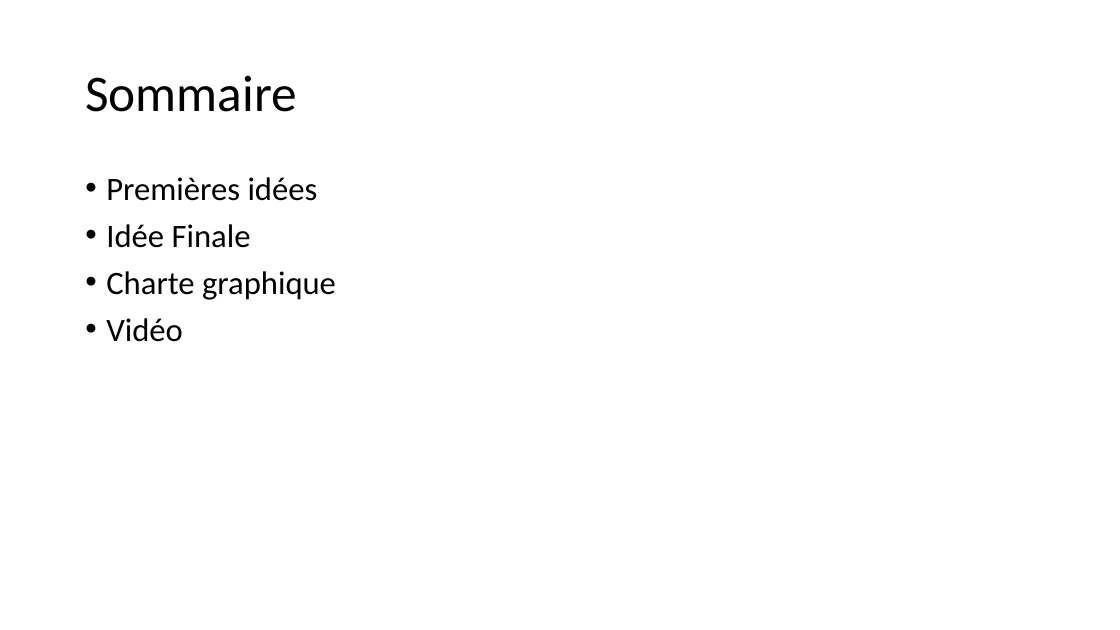
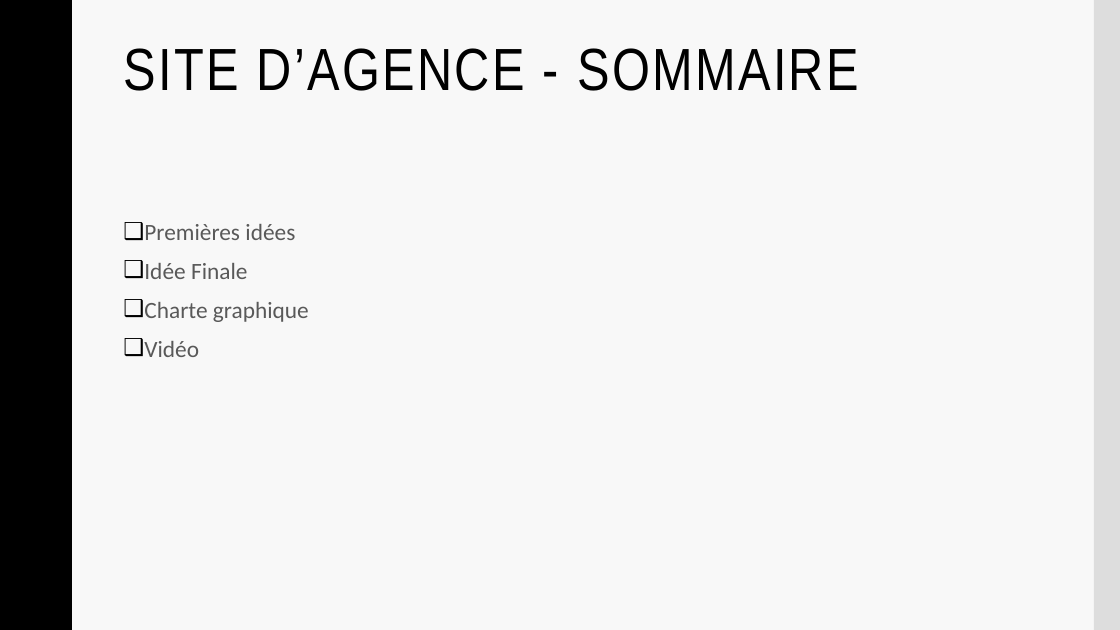
Before and after one commit to Frizzbii/Serious-Game-MMI, a slide deck: slide 2 of presentation.pptx (slide 11 before the commit). Drawn at 1120x630 pixels with LibreOffice and Linux fonts; fonts in the diff are those of the drawing; background and template pictures are left out. Boxes give left, top, right and bottom in pixels: in the first picture for what was removed or moved away, otherwise in the second. Text is boxed around its words. In the diff, an @@ line names an element or a change of style, - is before the commit and + after.

```diff
--- a/presentation.pptx
+++ b/presentation.pptx
@@ background #FFFFFF to #F8F8F8 @@
@@ rectangle added at <box>0,0,71,630</box>, fill #000000, outline #000000 1 pt @@
@@ rectangle added at <box>1094,0,1120,630</box>, fill #DDDDDD @@
@@ title "SITE D’AGENCE - SOMMAIRE" at <box>123,48,859,91</box>: vertical alignment middle to top @@
@@ title at <box>123,48,859,91</box>: text changed; size 44 to 51 pt; font Calibri to Arial Narrow @@
-Sommaire
+SITE D’AGENCE - SOMMAIRE
@@ text "Premières idées": place and size @@
-text "Premières idées" at <box>106,177,336,342</box>
+text "Premières idées" at <box>144,224,309,357</box>
@@ text "Premières idées" at <box>144,224,309,357</box>: size 28 to 20 pt, text colour #000000 to #595959; bullet • to ❑; line spacing 0.9 to 1.1; less space between paragraphs @@
```
Also in this commit, not shown: 11 other slides changed, 4 slides added, 8 slides removed.
